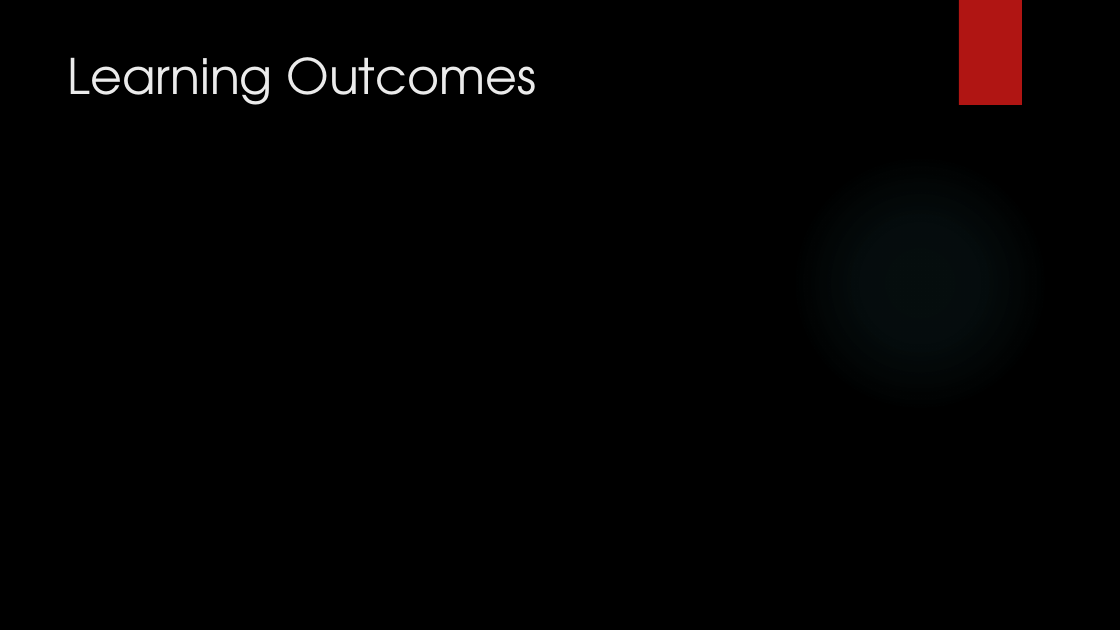
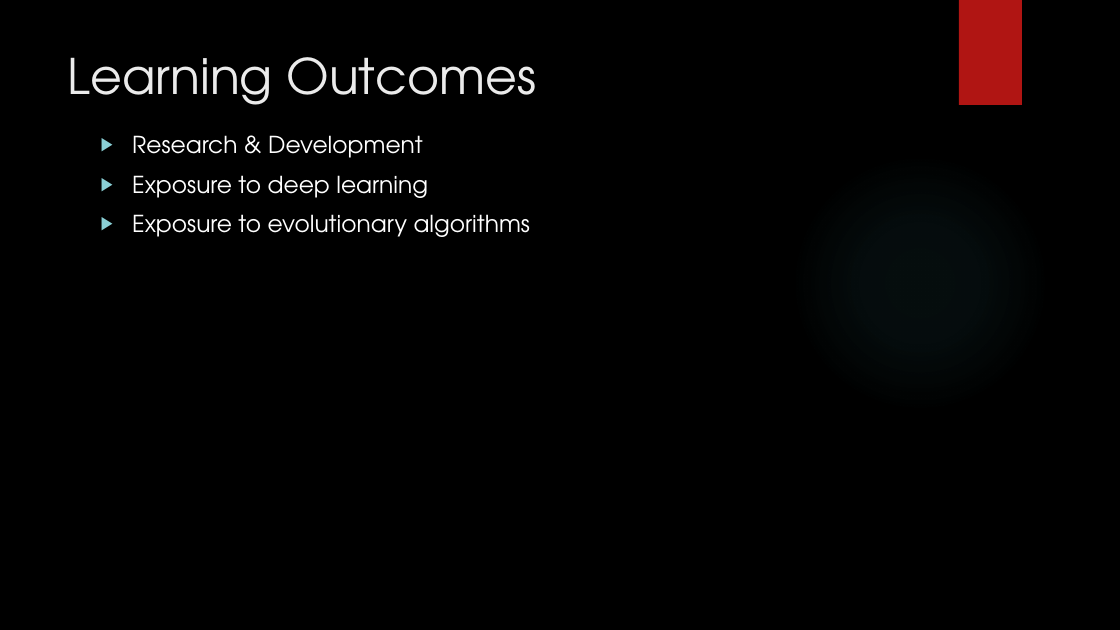
Before and after one commit to mohsin-ashraf/Neuroevolution-of-CNN, a slide deck: slide 11 of documentation/university-requisite/proposal-presentation/Nature Inspired CNNs Optimization.pptx. Drawn at 1120x630 pixels with LibreOffice and Linux fonts; fonts in the diff are those of the drawing; background and template pictures are left out. Boxes give left, top, right and bottom in pixels: in the first picture for what was removed or moved away, otherwise in the second. Text is boxed around its words. In the diff, an @@ line names an element or a change of style, - is before the commit and + after.

```diff
--- a/documentation/university-requisite/proposal-presentation/Nature Inspired CNNs Optimization.pptx
+++ b/documentation/university-requisite/proposal-presentation/Nature Inspired CNNs Optimization.pptx
@@ text added at bbox=[132, 135, 531, 237], 20 pt, text #FFFFFF @@
+▶ Research & Development
+▶ Exposure to deep learning
+▶ Exposure to evolutionary algorithms
```
Also in this commit, not shown: 3 other slides changed.
